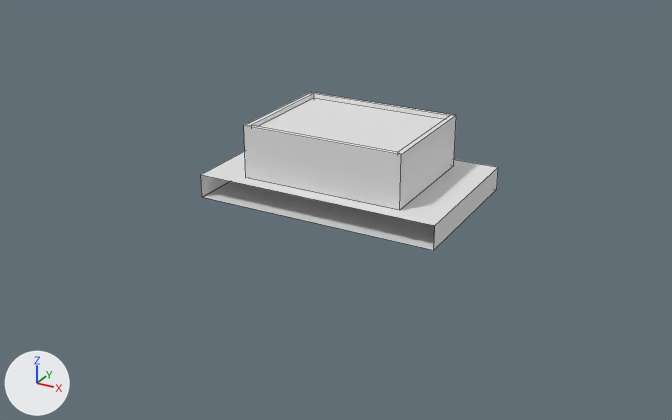
The Blender file Models/Aquario/Aquario_1.blend: old version first, new version second.
One viewpoint serves both versions: a 50 mm lens placed at (15.4, -28.7, 12.7), pointed at (0.1, -0.9, -1.3). Arrows for +X, +Y and +Z are at lower left; the lights stay in place. Mesh edges are drawn as thin lines. Materials are left out; every surface is plain grey.

Objects in the first picture: 'Aquarium', 'Table', 'Under Table', 'Under Table.001', 'Under Table.002', 'Water'.
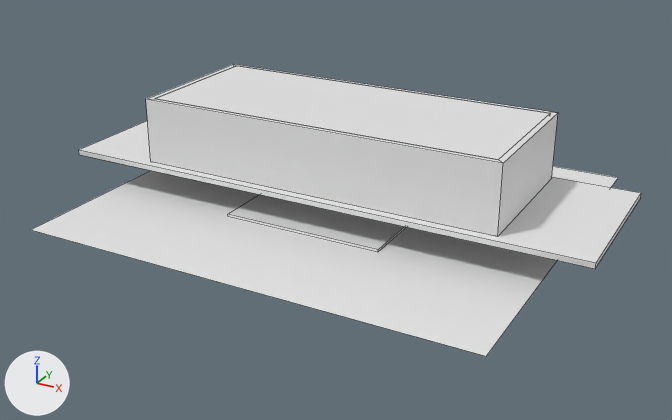
Where the newer file only moved an object's origin or applied its transform, the numbers keep the older frame.

Location of each change, [x1, y1, x2, y2] in pixels of the pictures (672 x 420 px):
'Plane', reshaped (not visible before): after [31, 166, 618, 356]
'Aquarium', reshaped, moved, rescaled (94% wider, 46% taller): before [244, 92, 456, 210]; after [146, 64, 558, 237]
'Water', mesh rescaled: before [257, 98, 444, 152]; after [155, 66, 550, 160]
'Aquarium Table', added: after [79, 121, 641, 269]
'Under Table', deleted: before [203, 181, 477, 250]
'Table', deleted: before [201, 151, 498, 226]
'Robots Floor', added: after [228, 195, 406, 252]
'Under Table.002', deleted: before [434, 168, 498, 250]
'Under Table.001', deleted: before [201, 153, 241, 197]

The edits, one by one:
me_cube_001 has 8 vertices, 6 faces and spans x -2.23..2.25, y -1.51..3.38, z -1.09..0.89.
me_cube_001 is used by ob_water; location (0.23, -0.85, 1.04); scale (1.3, 0.917, 0.917).
me_cube_001 part 2: the whole mesh is scaled about its middle by (2.32, 1.2, 1.32), then moved by (-0.17, 0.09, 0.39).
me_plane has 4 vertices, 1 face and spans x -1.81..2.3, y -2.23..2.25, z -0.24.
me_plane is used by ob_plane; location (-0.05, 0.05, 0.27).
Part 1, on me_plane:
Vertex 0 of me_plane moves from (-1.81, -2.23, -0.24) to (-8.59, -7.63, -1.57) at pixel (30, 229).
Vertex 1 of me_plane moves from (2.3, -2.23, -0.24) to (8.52, -7.63, -1.57) at pixel (486, 356).
Vertex 2 of me_plane moves from (-1.81, 2.25, -0.24) to (-8.59, 7.53, -1.57).
Vertex 3 of me_plane moves from (2.3, 2.25, -0.24) to (8.52, 7.53, -1.57) at pixel (618, 177).
me_cube is used by ob_aquarium; location (-0.04, 0.0, 0.0); scale (3.41, 2.41, 1.0).
me_cube had 16 vertices, 16 faces and spanned x -0.83..1.0, y -1.0..1.0, z 0.0..2.0.
me_cube now has 20 vertices, 18 faces and spans x -0.91..0.91, y -1.0..1.0, z -0.82..1.68.
me_cube part 3: the whole mesh is rebuilt.
Mesh me_cube_003_1 is new.
It is a box spanning x -1.0..1.0, y -0.79..0.79, z -0.76..1.14.
Mesh me_cube_004 is new.
It is a box spanning x -1.0..1.0, y -0.8..0.8, z 0.0..1.53.
Object 'Under Table' (ob_under_table) is deleted.
In object 'Under Table.003' (ob_under_table_003), parent is no longer ob_under_table.
Object 'Under Table.002' (ob_under_table_002) is deleted.
Object 'Under Table.001' (ob_under_table_001) is deleted.
Object 'Table' (ob_table) is deleted.
Object 'Aquarium' (ob_aquarium) moves from (-0.04, 0.0, 0.0) to (0.01, 0.09, 0.82).
Object 'Aquarium' (ob_aquarium) is rescaled from (3.41, 2.41, 1.0) to (7.64, 2.89, 1.0).
Object 'Aquarium Table' (ob_aquarium_table) is new; it shows me_cube_003_1.
Its location is (-0.09, 0.0, -0.12).
Its scale is (10.3, 3.91, 0.105).
Object 'Robots Floor' (ob_robots_floor) is new; it shows me_cube_004.
Its location is (-0.09, -0.54, -1.3).
Its scale is (-3.07, -3.36, 0.0655).
